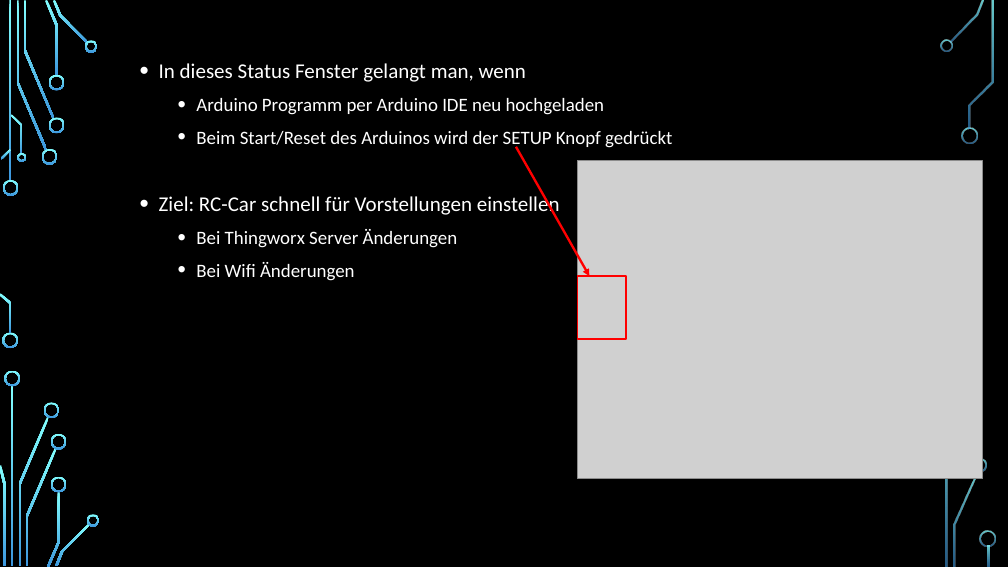
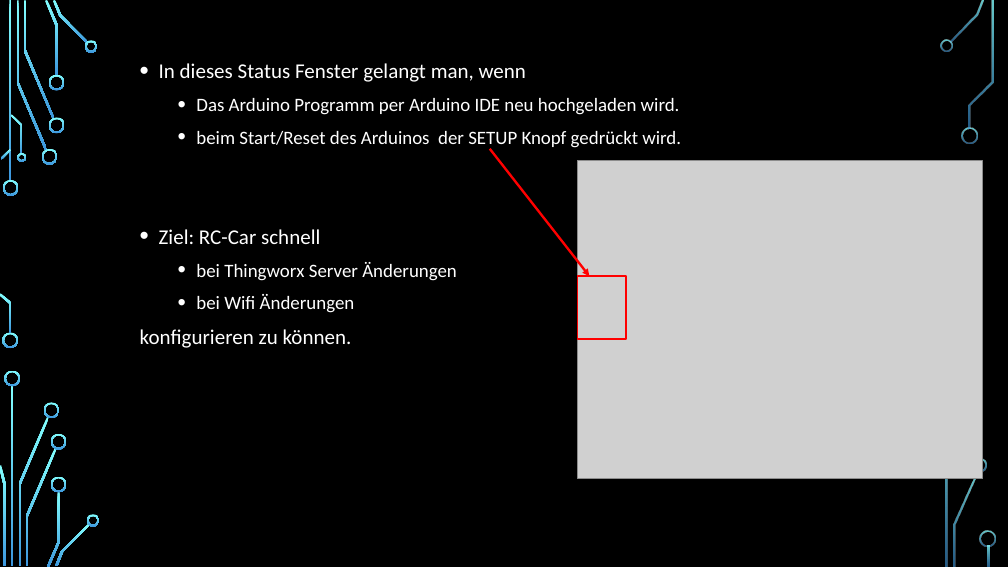
Before and after one commit to Snorp84/DigiPro_IOT_Arduino_Schulung, a slide deck: slide 21 of Praesentationen_Schulungen/Teil3/2010_IOT_Schulung_Teil3_Software_v1.pptx (slide 19 before the commit). Drawn at 1008x567 pixels with LibreOffice and Linux fonts; fonts in the diff are those of the drawing; grey boxes stand for pictures; background and template pictures are left out. Boxes give left, top, right and bottom in pixels: in the first picture for what was removed or moved away, otherwise in the second. Text is boxed around its words. In the diff, an @@ line names an element or a change of style, - is before the commit and + after.

Commit message:
Update Software Präsentation Teil 3 - Echo und Einstellungsfenster
Genaue Beschreibung des Einstellungsfensters mit der seriellen Schnittstelle.
Erklärung der Echo Einstellung um die Eingabe in der seriellen Schnittstelle sehen zu können

```diff
--- a/Praesentationen_Schulungen/Teil3/2010_IOT_Schulung_Teil3_Software_v1.pptx
+++ b/Praesentationen_Schulungen/Teil3/2010_IOT_Schulung_Teil3_Software_v1.pptx
@@ text at box(140, 98, 681, 348): text changed @@
-    • Arduino Programm per Arduino IDE neu hochgeladen
-    • Beim Start/Reset des Arduinos wird der SETUP Knopf gedrückt
-  • Ziel: RC-Car schnell für Vorstellungen einstellen
-    • Bei Thingworx Server Änderungen
-    • Bei Wifi Änderungen
+    • Das Arduino Programm per Arduino IDE neu hochgeladen wird.
+    • beim Start/Reset des Arduinos der SETUP Knopf gedrückt wird.
+  • Ziel: RC-Car schnell
+    • bei Thingworx Server Änderungen
+    • bei Wifi Änderungen
+  konfigurieren zu können.
@@ arrow moved from (516, 147) - (590, 276) to (490, 149) - (590, 276) @@
```
Also in this commit, not shown: 1 other slide changed, 2 slides added, 1 other file.
